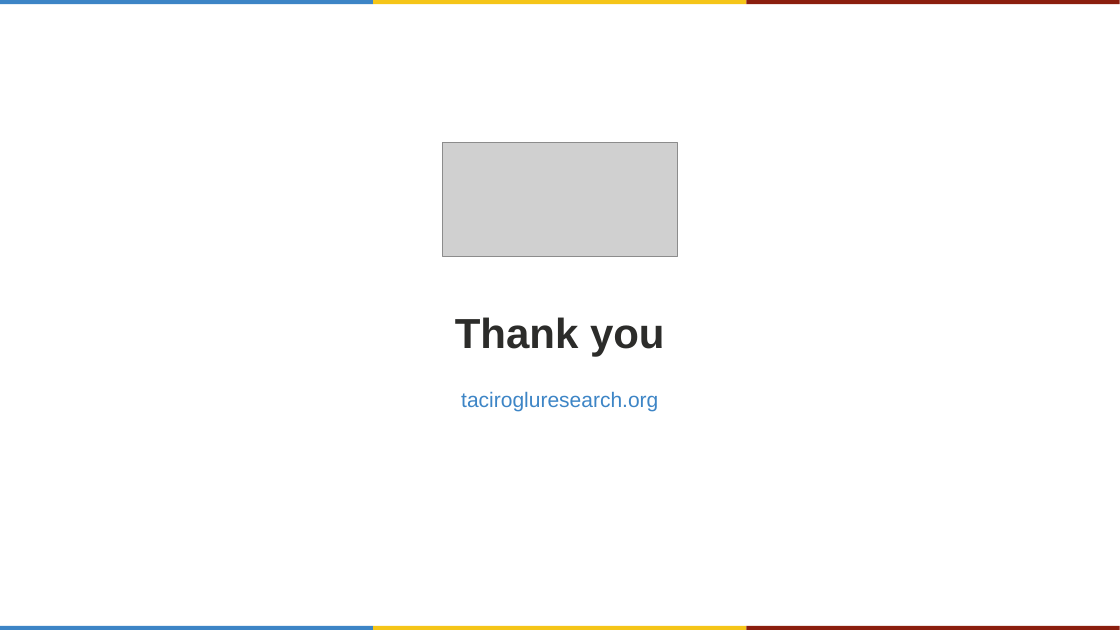
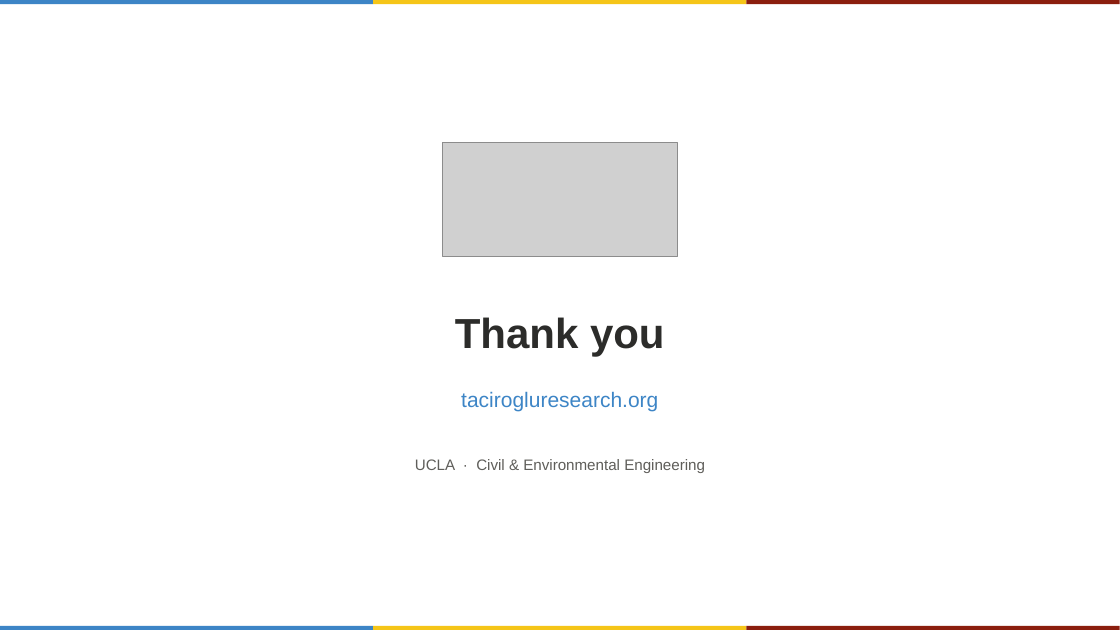
Before and after one commit to TRG-UCLA/templates, a slide deck: slide 5 of TRG-template-ucla-livery.pptx. Drawn at 1120x630 pixels with LibreOffice and Linux fonts; fonts in the diff are those of the drawing; grey boxes stand for pictures. Boxes give left, top, right and bottom in pixels: in the first picture for what was removed or moved away, otherwise in the second. Text is boxed around its words. In the diff, an @@ line names an element or a change of style, - is before the commit and + after.

Commit message:
Add UCLA mark to both templates

```diff
--- a/TRG-template-ucla-livery.pptx
+++ b/TRG-template-ucla-livery.pptx
@@ text added at [415,459,705,473], 13 pt, text #5F5E5A @@
+UCLA · Civil & Environmental Engineering
```
Also in this commit, not shown: 1 other slide changed, 1 other file.
